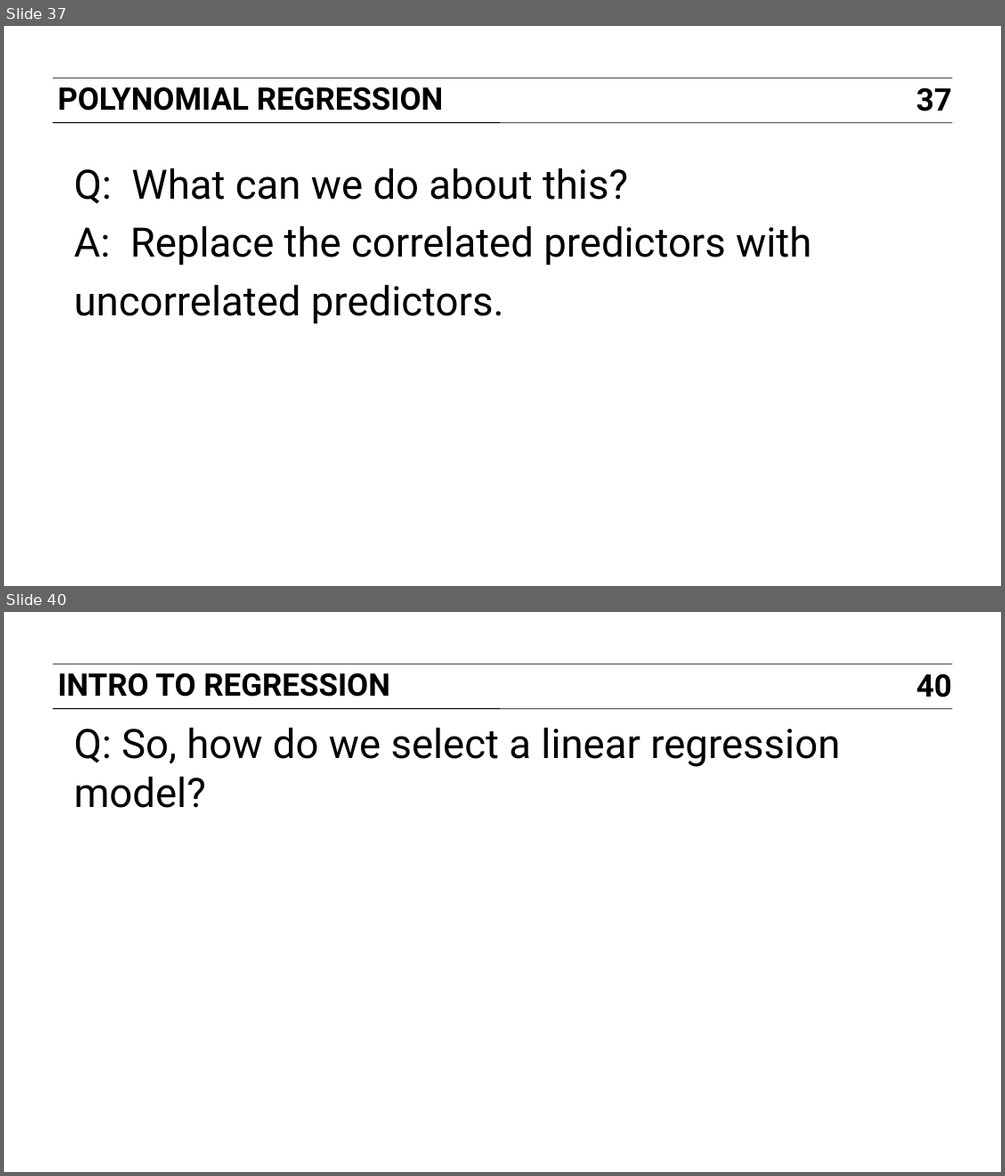
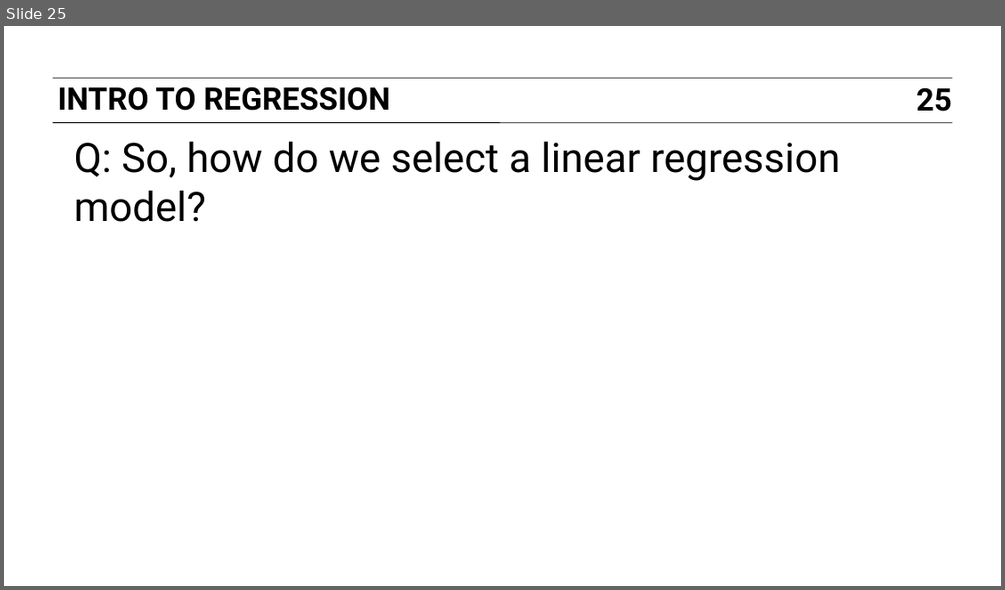
Before and after one commit to ajschumacher/gadsdc, a slide deck: 09-linear_R/slides.pptx. Shown one above the other, each under a label of ours: slides 37 and 40 before the commit, slide 25 after it; the slides between them are not shown. The pictures are 1005x1176 and 1005x590 pixels, drawn with LibreOffice and Linux fonts; fonts in the diff are those of the drawing. Boxes give left, top, right and bottom in pixels: in the first picture for what was removed or moved away, otherwise in the second. Text is boxed around its words. In the diff, an @@ line names an element or a change of style, - is before the commit and + after.

```diff
--- a/09-linear_R/slides.pptx
+++ b/09-linear_R/slides.pptx
@@ slide 37 removed at box(4, 26, 1001, 586), background #FFFFFF; not listed: 2 template elements that a slide beside it also shows @@
@@ text removed at box(57, 87, 444, 111) @@
-POLYNOMIAL REGRESSION
@@ page number removed at box(916, 87, 952, 111) @@
-37
@@ text removed at box(74, 168, 811, 324) @@
-Q: What can we do about this?
-A: Replace the correlated predictors with uncorrelated predictors.
@@ what was slide 40 is now slide 25 @@
@@ page number at box(916, 87, 952, 111): text changed @@
-40
+25
```
Also in this commit, not shown: 2 slides changed, 14 other slides removed, 3 other files.
